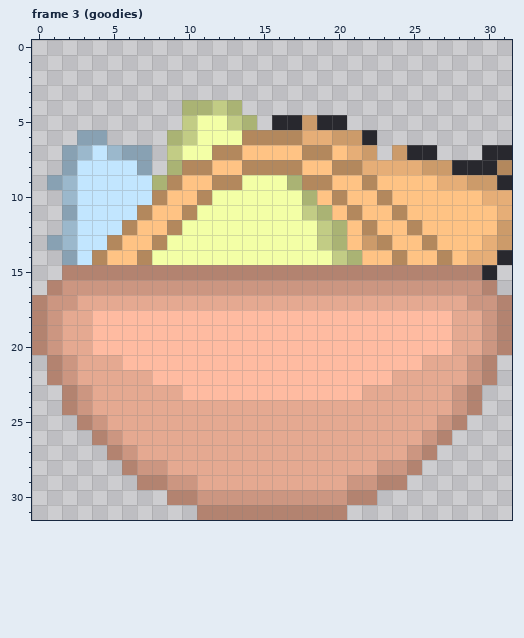
File history of a pixel-art file, assets/images/decorations/decorations.aseprite. The picture above was drawn from the file before the commit.
32x32 pixels, 3 frames. Shown: frame 3 (goodies).
After the commit:
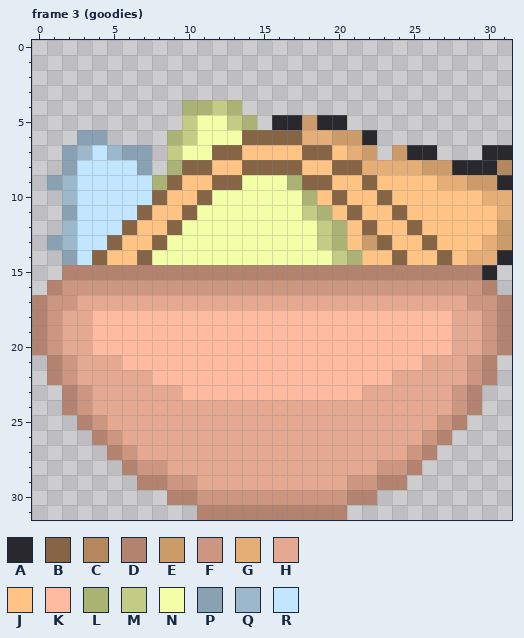
Palette (. is transparent): A #28282e  B #856545  C #b3885d  D #b38370  E #cc9b6a  F #cc9681  G #e6ae77  H #e5a991  J #ffc384  K #ffbba1  L #aab374  M #c2cc85  N #f3ffa6  P #88a1b3  Q #9bb8cc  R #c2e6ff
Changes in this commit:
Changed rows in their new state; - is an unchanged pixel.
Frame 3 (goodies):
first column x 4:
 6 ----------BBBB----------
 7 --------BB----BB--------
 8 ------BB--BBBB--BB------
 9 -----B--BB----BB--B-----
10 ----B--B--------B--B----
11 ---B--B----------B--B---
12 --B--B------------B--B--
13 -B--B--------------B--B-
14 B--B----------------B--B
Changed places in both pictures, as pixel boxes (x1, y1, x2, y2):
changed: (92, 130, 452, 265)
